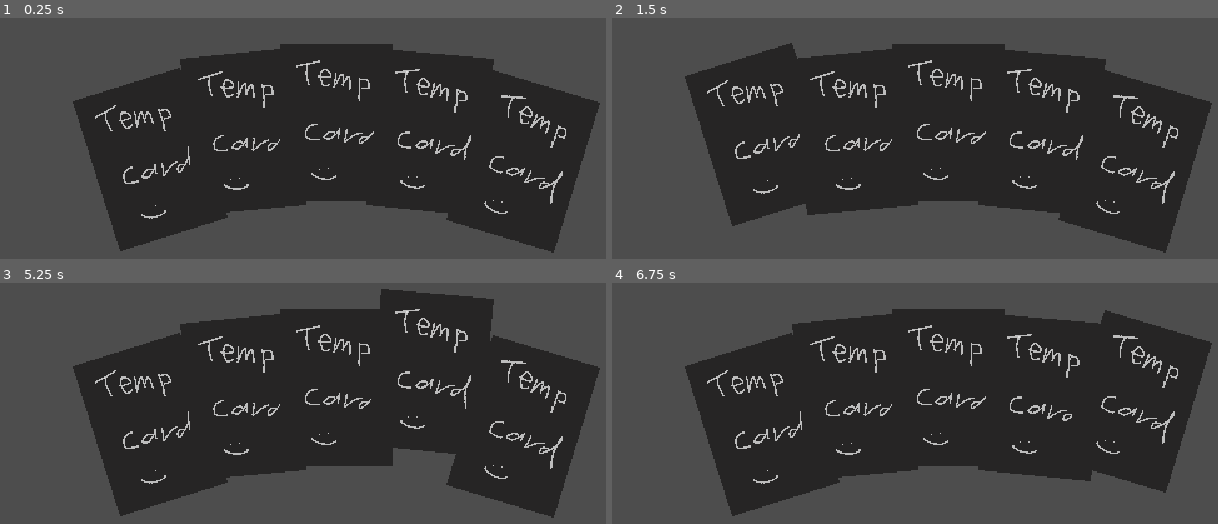
Above: before the commit, frames 1-4 (two rows, left to right).
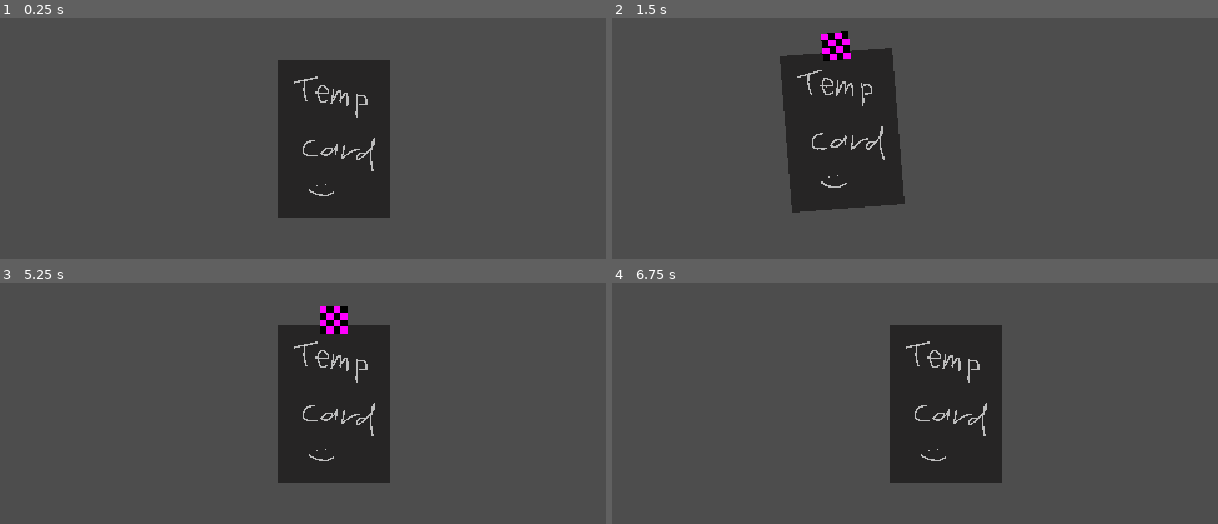
Above: after the commit, the same moments.

Repository: Filkspline/CreatureFeature
Game: Godot game, scene res://scenes/upgrade_card_ui.tscn
Same seed, same stepped clock (60 frames per second), same inputs: the game is played once before the commit and once after it. This scene is started directly instead of the project's main scene.
Inputs (mouse positions are in pixels of both pictures, inside the frame that each line leads up to):
- Up to frame 1 (0.25 s): no input
- Up to frame 2 (1.5 s): tap Enter at 0.5 s; move the mouse to (1121, 116) at 0.52 s; hold D (RightP1) 0.53-1.28 s; tap O (NormalP1) at 0.6 s; click (1121, 116) at 0.67 s; tap Space (JumpP1) at 0.77 s; move the mouse to (787, 162) at 1.27 s; hold S (DownP1) from 1.28 s (still down); tap I (SpecialP1) at 1.35 s; click (787, 162) at 1.42 s
- Up to frame 3 (5.25 s): tap Space (JumpP1) at 1.52, 2.75, 3.02, 3.77, 4.25, 4.52 s; move the mouse to (412, 304) at 2.02 s; release S (DownP1) at 2.03 s; hold D (RightP1) 2.03-3.53 s; tap O (NormalP1) at 2.1, 3.6, 5.1 s; click (412, 304) at 2.17 s; move the mouse to (296, 495) at 2.77 s; tap I (SpecialP1) at 2.85, 4.35 s; click (296, 495) at 2.92 s; tap Enter at 3.5, 5 s; move the mouse to (575, 470) at 3.52 s; hold A (LeftP1) 3.53-5.03 s; click (575, 470) at 3.67 s; move the mouse to (96, 336) at 4.27 s; click (96, 336) at 4.42 s; move the mouse to (375, 403) at 5.02 s; hold S (DownP1) from 5.03 s (still down); click (375, 403) at 5.17 s
- Up to frame 4 (6.75 s): tap Space (JumpP1) at 5.75, 6.02 s; move the mouse to (824, 292) at 5.77 s; release S (DownP1) at 5.78 s; hold D (RightP1) from 5.78 s (still down); tap I (SpecialP1) at 5.85 s; click (824, 292) at 5.92 s; move the mouse to (1121, 381) at 6.52 s; tap O (NormalP1) at 6.6 s; click (1121, 381) at 6.67 s

The runs differ from the first frame. In frame 1, 45% of the frame differs, in the area x 12-100%, y 10-98%; in frame 2, 43%; in frame 3, 46%, in the area x 12-100%, y 2-98%; in frame 4, 44%.
Error after the commit: Cannot call method 'get_index' on a previously freed instance. (res://scripts/card_hand.gd:44)

Commit message:
Added anims for cards and movements stuff

Diff:
--- a/scenes/upgrade_card.tscn
+++ b/scenes/upgrade_card.tscn
@@ -2,6 +2,8 @@
 
 [ext_resource type="Texture2D" uid="uid://c8ojo8uo6yhcx" path="res://assets/card_assets/temp_card.png" id="1_62kwj"]
 [ext_resource type="Script" uid="uid://jhexjuiasdka" path="res://scripts/upgrade_card.gd" id="1_ew4bf"]
+
+[sub_resource type="PlaceholderTexture2D" id="PlaceholderTexture2D_t2dwb"]
 
 [node name="UpgradeCard" type="Node2D" unique_id=1225995245]
 script = ExtResource("1_ew4bf")
@@ -9,9 +11,9 @@
 [node name="Control" type="Control" parent="." unique_id=1645003108]
 layout_mode = 3
 anchors_preset = 0
-offset_right = 40.0
-offset_bottom = 40.0
 scale = Vector2(0.12, 0.12)
+size_flags_horizontal = 4
+size_flags_vertical = 6
 
 [node name="TextureRect" type="TextureRect" parent="Control" unique_id=1066505189]
 layout_mode = 1
@@ -28,5 +30,22 @@
 grow_vertical = 2
 texture = ExtResource("1_62kwj")
 
+[node name="selection_icon" type="TextureRect" parent="Control" unique_id=1030056475]
+visible = false
+layout_mode = 1
+anchors_preset = 7
+anchor_left = 0.5
+anchor_top = 1.0
+anchor_right = 0.5
+anchor_bottom = 1.0
+offset_left = -90.0
+offset_top = -650.0
+offset_right = 93.33333
+offset_bottom = -466.6667
+grow_horizontal = 2
+grow_vertical = 0
+texture = SubResource("PlaceholderTexture2D_t2dwb")
+
+[connection signal="gui_input" from="Control/TextureRect" to="." method="_on_texture_rect_gui_input"]
 [connection signal="mouse_entered" from="Control/TextureRect" to="." method="_on_texture_rect_mouse_entered"]
 [connection signal="mouse_exited" from="Control/TextureRect" to="." method="_on_texture_rect_mouse_exited"]
--- a/scenes/upgrade_card_ui.tscn
+++ b/scenes/upgrade_card_ui.tscn
@@ -30,6 +30,7 @@
 
 [node name="hand" type="Node2D" parent="Camera2D" unique_id=1895491932]
 script = ExtResource("1_l8650")
+hand_limit = 5
 spread_curve = SubResource("Curve_l8650")
 height_curve = SubResource("Curve_ncbw7")
 rotation_curve = SubResource("Curve_vdyfn")
--- a/scripts/card_hand.gd
+++ b/scripts/card_hand.gd
@@ -2,23 +2,44 @@
 
 const UPGRADE_CARD = preload("res://scenes/upgrade_card.tscn")
 
-var hand = self
-
-var tween_matrix : Array[Array] # Continue this tomorrow, matrix of tweens etc
-
-@export var hand_limit : int = 5
-@export var hand_width : float = 150.0
+@export var hand_limit : int
+@export var hand_width : float = 200 # Measured in pixels 200 is good for 5 cards
 @export var spread_curve: Curve
 @export var height_curve: Curve
 @export var rotation_curve: Curve
 
-func draw_hand() -> void:
+var card_default_z_index : int = hand_limit
+var hand = self
+var current_z_index : int
+var card_default_transform : Transform2D
+var card_default_rotation : float
+var defaults_set : bool
+
+##------------------------------------------------------------------------
+
+# Called when the node enters the scene tree for the first time.
+func _ready() -> void:
+	_draw_hand()
+
+
+func _draw_hand() -> void:
+	current_z_index = card_default_z_index
 	for _x in hand_limit:
 		var upgarde_card = UPGRADE_CARD.instantiate()
+		if defaults_set != true:
+			card_default_transform = upgarde_card.transform
+			card_default_rotation = upgarde_card.rotation
+			defaults_set = true
+
 		add_child(upgarde_card)
-	spread_cards()
+		upgarde_card.z_index = current_z_index
+		current_z_index -= 1
 
-func spread_cards() -> void:
+	await get_tree().create_timer(0.5).timeout
+	_spread_cards()
+
+
+func _spread_cards() -> void:
 	for card in hand.get_children():
 		var hand_ratio = float(card.get_index())/float(self.get_child_count()-1)
 		var destination = hand.global_transform
@@ -28,14 +49,21 @@
 		destination.origin += height_curve.sample(hand_ratio) * (Vector2.UP * 15)
 
 		# Sets the card locations the the assigned destinations
-		card.transform = destination
-		card.rotation = rotation_curve.sample(hand_ratio) * -0.3
+		var tween = create_tween()
+		tween.tween_property(card, "transform", destination, 0.4)
+		tween.parallel().tween_property(card, "rotation", rotation_curve.sample(hand_ratio) * -0.3, 0.4)
+		await get_tree().create_timer(0.5).timeout
 
-# Called when the node enters the scene tree for the first time.
-func _ready() -> void:
-	draw_hand()
-	pass # Replace with function body.
 
-# Called every frame. 'delta' is the elapsed time since the previous frame.
-func _process(delta: float) -> void:
-	pass
+func _handle_clicked_card(clicked_card : Node2D):
+	for card in hand.get_children():
+		if card != clicked_card:
+			hand.remove_child(card)
+			card.queue_free()
+
+	# Handles moving the selected card to the center of the screen,
+	# can be changed to move to a specific node down the line
+	var tween = create_tween()
+	tween.tween_property(clicked_card, "transform", card_default_transform, 0.4)
+	tween.parallel().tween_property(clicked_card, "rotation", card_default_rotation, 0.4)
+	# TODO to handle vfx if wanted or any other processes do so after the above code
--- a/scripts/upgrade_card.gd
+++ b/scripts/upgrade_card.gd
@@ -1,24 +1,22 @@
 extends Node2D
 
-@export var distance : int = 20
-
-# Called when the node enters the scene tree for the first time.
-func _ready() -> void:
-	pass # Replace with function body.
+@onready var selection_icon = $Control/selection_icon
+@onready var parent_node = self.get_parent()
 
 
-# Called every frame. 'delta' is the elapsed time since the previous frame.
-func _process(delta: float) -> void:
-
-	pass
-
-
+func _ready() -> void:
+	selection_icon.hide()
 
 func _on_texture_rect_mouse_entered() -> void:
-	self.position.y -= 20
-	pass
+	selection_icon.show()
 
 
 func _on_texture_rect_mouse_exited() -> void:
-	self.position.y += 20
-	pass
+	selection_icon.hide()
+
+
+func _on_texture_rect_gui_input(event: InputEvent) -> void:
+	# TODO This will need to be edited to handle controller input eventually
+	if event is InputEventMouseButton:
+		if event.button_index == MOUSE_BUTTON_LEFT and event.pressed:
+			parent_node._handle_clicked_card(self)
